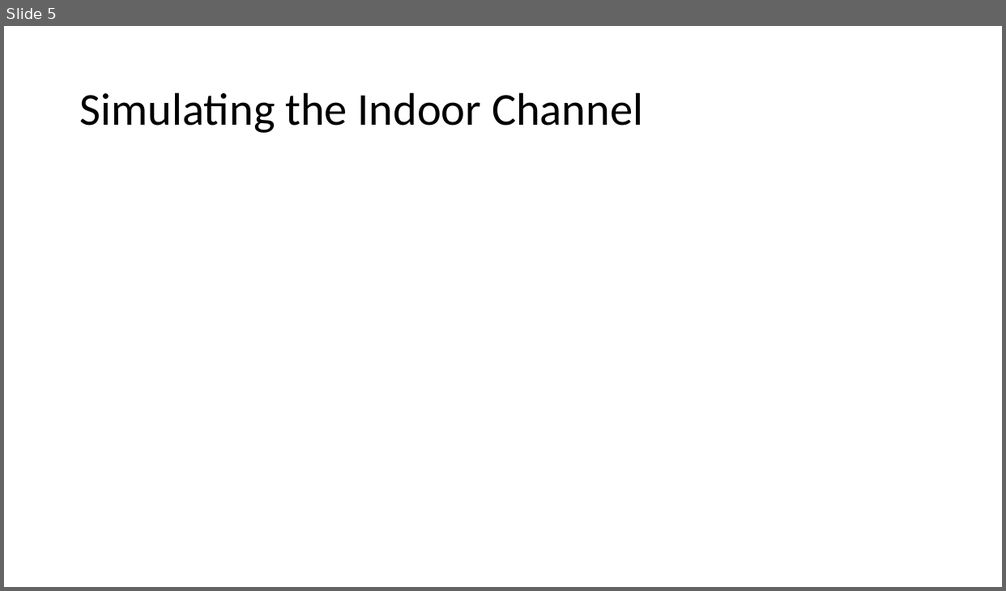
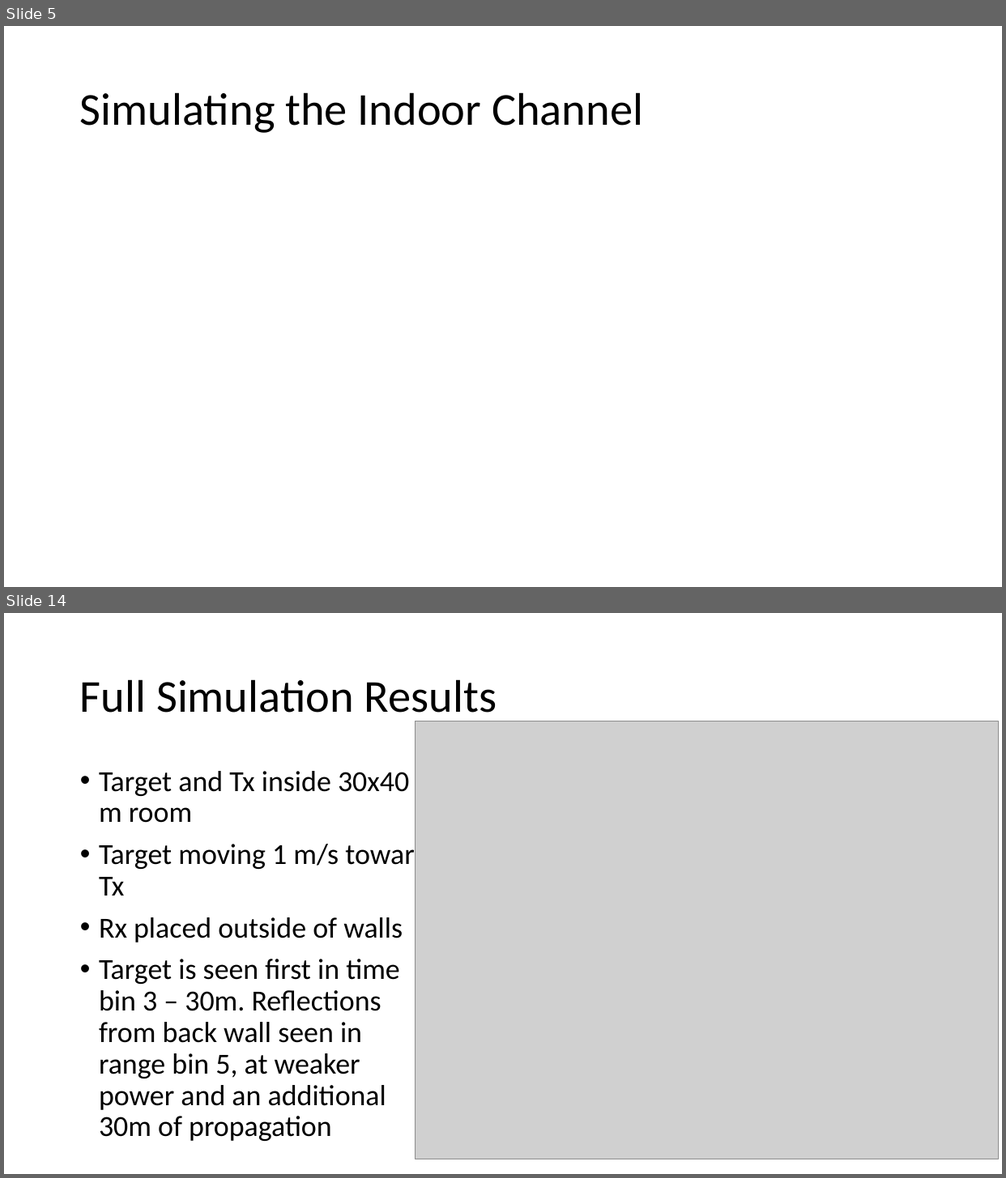
Before and after one commit to USRPMAN/wifi-radar, a slide deck: presentation.pptx. Shown one above the other, each under a label of ours: slide 5 before the commit, slides 5 and 14 after it; the slides between them are not shown. The pictures are 1006x591 and 1006x1178 pixels, drawn with LibreOffice and Linux fonts; fonts in the diff are those of the drawing; grey boxes stand for pictures. Boxes give left, top, right and bottom in pixels: in the first picture for what was removed or moved away, otherwise in the second. Text is boxed around its words. In the diff, an @@ line names an element or a change of style, - is before the commit and + after.

```diff
--- a/presentation.pptx
+++ b/presentation.pptx
@@ slide 14 added at (x1=4, y1=613, x2=1002, y2=1174), background #FFFFFF @@
@@ title added at (x1=80, y1=679, x2=496, y2=722), 44 pt, text #000000 @@
+Full Simulation Results
@@ picture added at (x1=415, y1=722, x2=999, y2=1161) @@
@@ text added at (x1=99, y1=771, x2=429, y2=1141), 28 pt, text #000000 @@
+• Target and Tx inside 30x40 m room
+• Target moving 1 m/s toward Tx
+• Rx placed outside of walls
+• Target is seen first in time bin 3 – 30m. Reflections from back wall seen in range bin 5, at weaker power and an additional 30m of propagation
```
Also in this commit, not shown: 4 slides changed, 7 other slides added, 1 slide removed.
